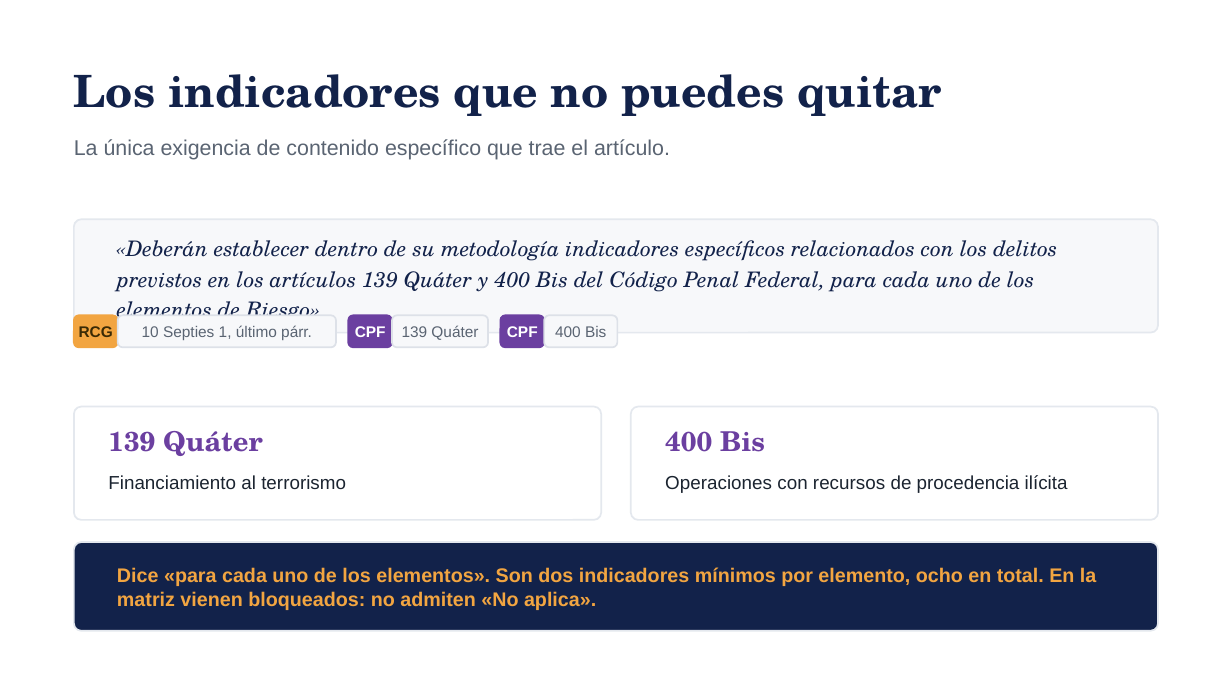
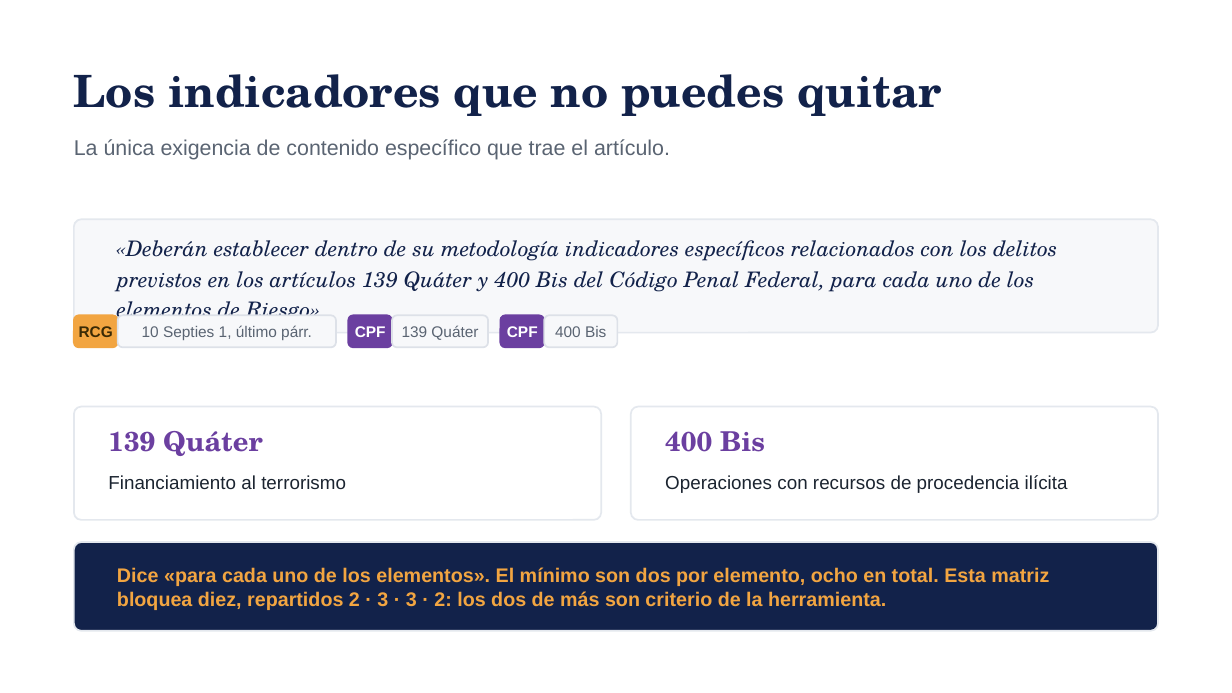
Before and after one commit to maribelvazquez/S01-TAV-IDENTIFICACION, a slide deck: slide 14 of s02/descargables/S02_ALU_01_Presentacion.pptx. Drawn at 1232x693 pixels with LibreOffice and Linux fonts; fonts in the diff are those of the drawing. Boxes give left, top, right and bottom in pixels: in the first picture for what was removed or moved away, otherwise in the second. Text is boxed around its words. In the diff, an @@ line names an element or a change of style, - is before the commit and + after.

```diff
--- a/s02/descargables/S02_ALU_01_Presentacion.pptx
+++ b/s02/descargables/S02_ALU_01_Presentacion.pptx
@@ text at <box>117,567,1049,610</box>: text changed @@
-Dice «para cada uno de los elementos». Son dos indicadores mínimos por elemento, ocho en total. En la matriz vienen bloqueados: no admiten «No aplica».
+Dice «para cada uno de los elementos». El mínimo son dos por elemento, ocho en total. Esta matriz bloquea diez, repartidos 2 · 3 · 3 · 2: los dos de más son criterio de la herramienta.
```
Also in this commit, not shown: 9 other slides changed, 18 other files.
